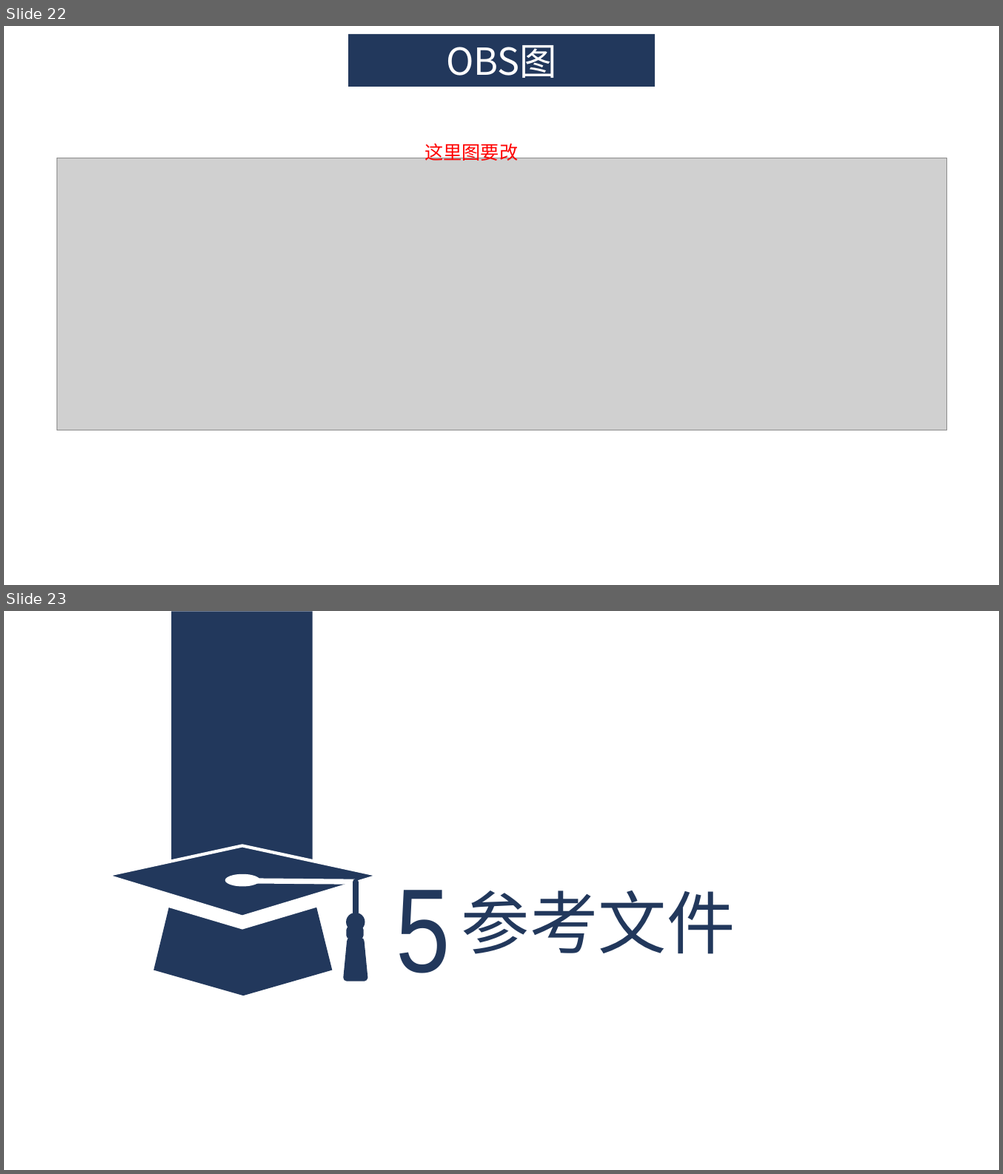
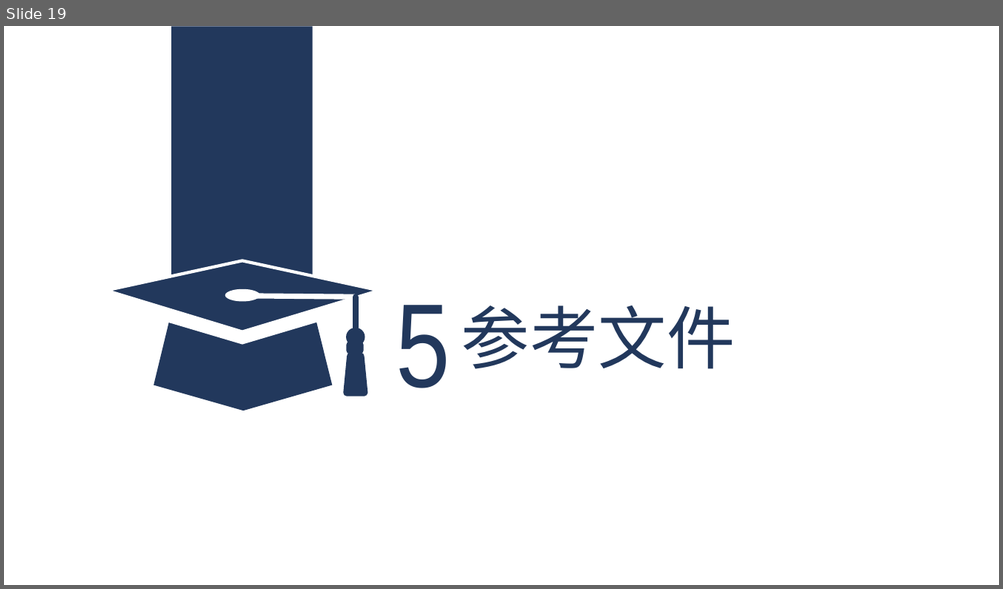
Before and after one commit to ZUCC-SRA2021-G05/Community-GB, a slide deck: 其他/软件项目管理原理与实践/软件项目管理原理与实践-主题确认/G05主题确认.pptx. Shown one above the other, each under a label of ours: slides 22 and 23 before the commit, slide 19 after it. The pictures are 1003x1174 and 1003x589 pixels, drawn with LibreOffice and Linux fonts; fonts in the diff are those of the drawing; grey boxes stand for pictures. Boxes give left, top, right and bottom in pixels: in the first picture for what was removed or moved away, otherwise in the second. Text is boxed around its words. In the diff, an @@ line names an element or a change of style, - is before the commit and + after.

```diff
--- a/其他/软件项目管理原理与实践/软件项目管理原理与实践-主题确认/G05主题确认.pptx
+++ b/其他/软件项目管理原理与实践/软件项目管理原理与实践-主题确认/G05主题确认.pptx
@@ slide 22 removed at (4, 26, 999, 585), background #FFFFFF @@
@@ rectangle removed at (348, 34, 654, 87) @@
-OBS图
@@ picture removed at (57, 158, 946, 430) @@
@@ text removed at (424, 141, 518, 164) @@
-这里图要改
@@ what was slide 23 is now slide 19 @@
```
Also in this commit, not shown: 10 slides changed, 2 slides added, 4 other slides removed.
